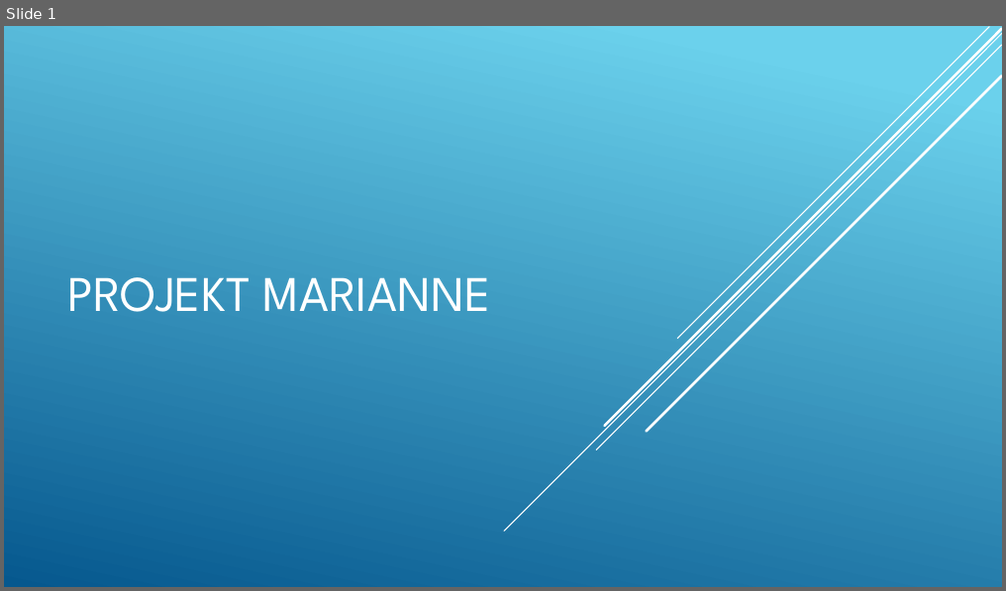
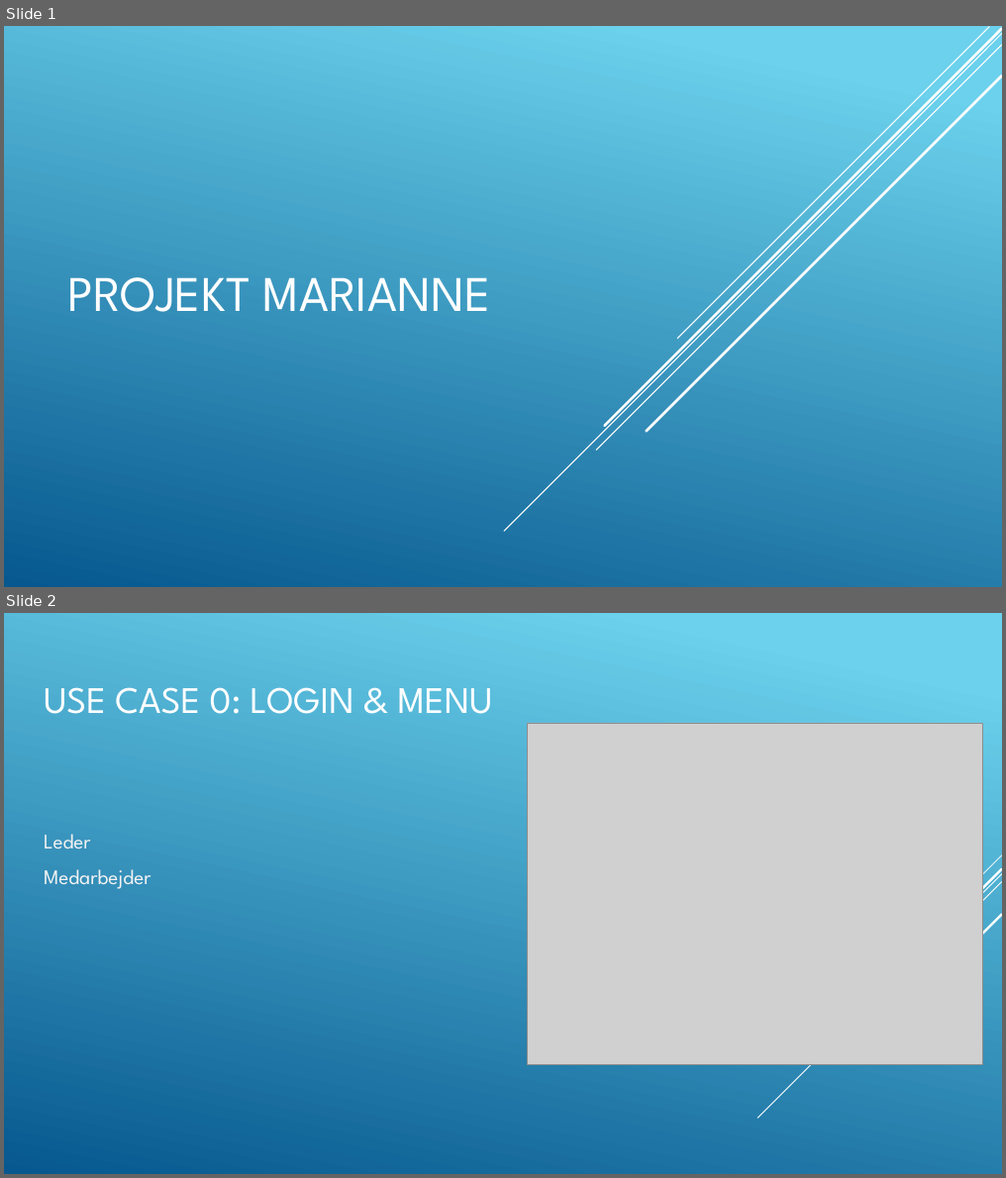
Before and after one commit to DoctorDahl/ProjektMarianne, a slide deck: Design/PowerPoint/Projekt Marianne.pptx. Shown one above the other, each under a label of ours: slide 1 before the commit, slides 1 and 2 after it. The pictures are 1006x591 and 1006x1178 pixels, drawn with LibreOffice and Linux fonts; fonts in the diff are those of the drawing; grey boxes stand for pictures. Boxes give left, top, right and bottom in pixels: in the first picture for what was removed or moved away, otherwise in the second. Text is boxed around its words. In the diff, an @@ line names an element or a change of style, - is before the commit and + after.

```diff
--- a/Design/PowerPoint/Projekt Marianne.pptx
+++ b/Design/PowerPoint/Projekt Marianne.pptx
@@ slide 2 added at <box>4,613,1002,1174</box>, background gradient #6ED2EB to #06588E @@
@@ title added at <box>44,687,493,714</box>, 36 pt, text #FFFFFF @@
+USE CASE 0: LOGIN & MENU
@@ picture added at <box>528,723,983,1065</box> @@
@@ text added at <box>44,834,152,889</box>, 20 pt, text #F2F2F2 @@
+Leder
+Medarbejder
@@ group added at <box>757,856,1002,1118</box>: 5 lines @@
```
Also in this commit, not shown: 1 other slide added.
